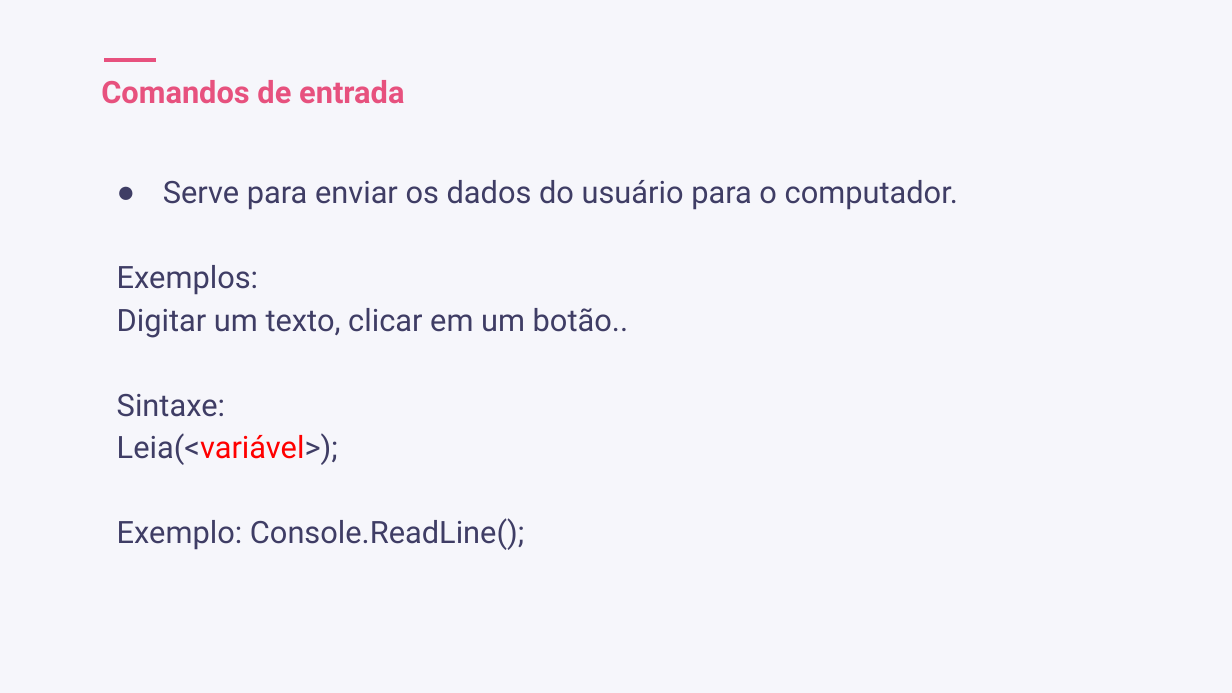
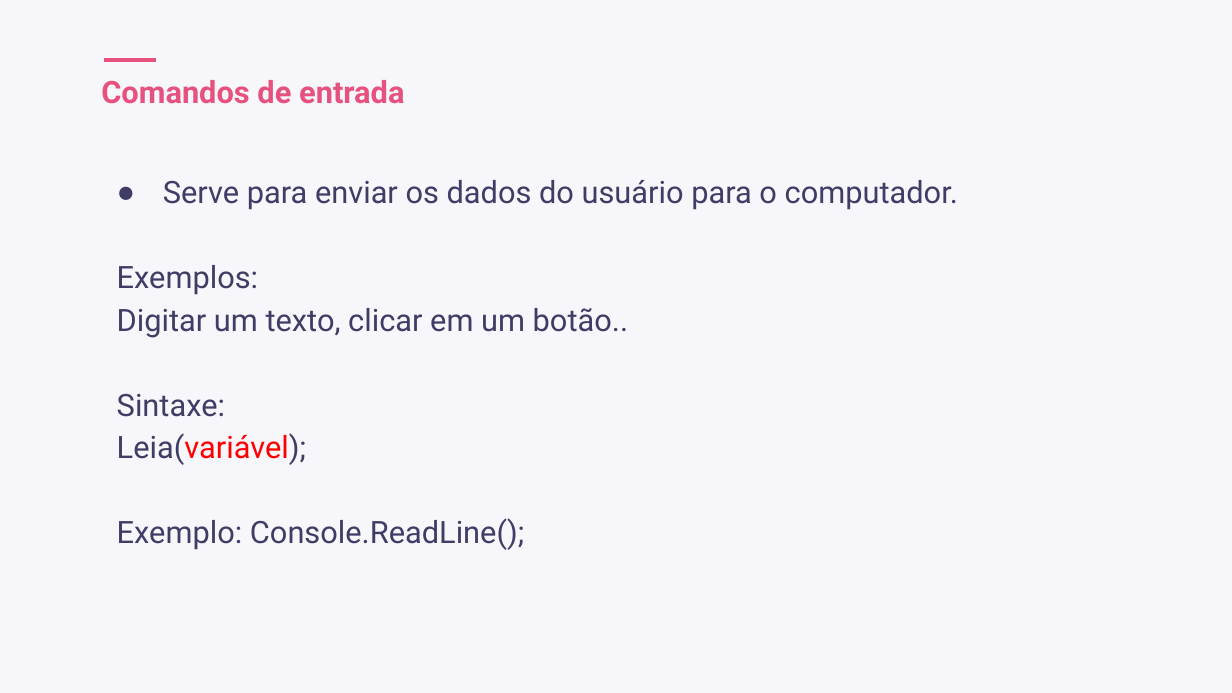
Before and after one commit to douglasguimarae/material-aula01-backend, a slide deck: slide 22 of Aula02- 13-08-2021.pptx (slide 20 before the commit). Drawn at 1232x693 pixels with LibreOffice and Linux fonts; fonts in the diff are those of the drawing. Boxes give left, top, right and bottom in pixels: in the first picture for what was removed or moved away, otherwise in the second. Text is boxed around its words. In the diff, an @@ line names an element or a change of style, - is before the commit and + after.

Commit message:
Adicionei novos comandos git

```diff
--- a/Aula02- 13-08-2021.pptx
+++ b/Aula02- 13-08-2021.pptx
@@ text at (117, 433, 306, 465): text changed; text colour #3F3D65 to #FF0000 @@
-Leia(<variável>);
+Leia(variável);
```
Also in this commit, not shown: 3 other slides changed, 2 slides added.
